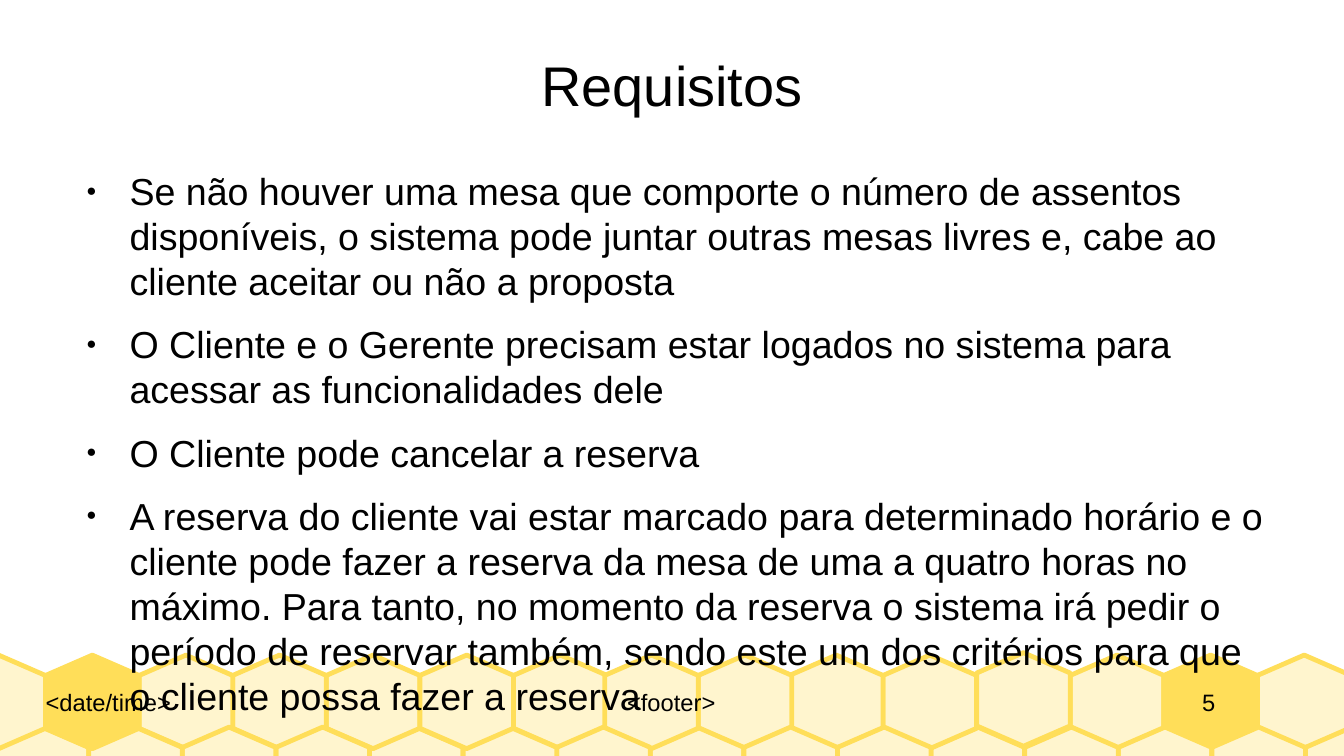
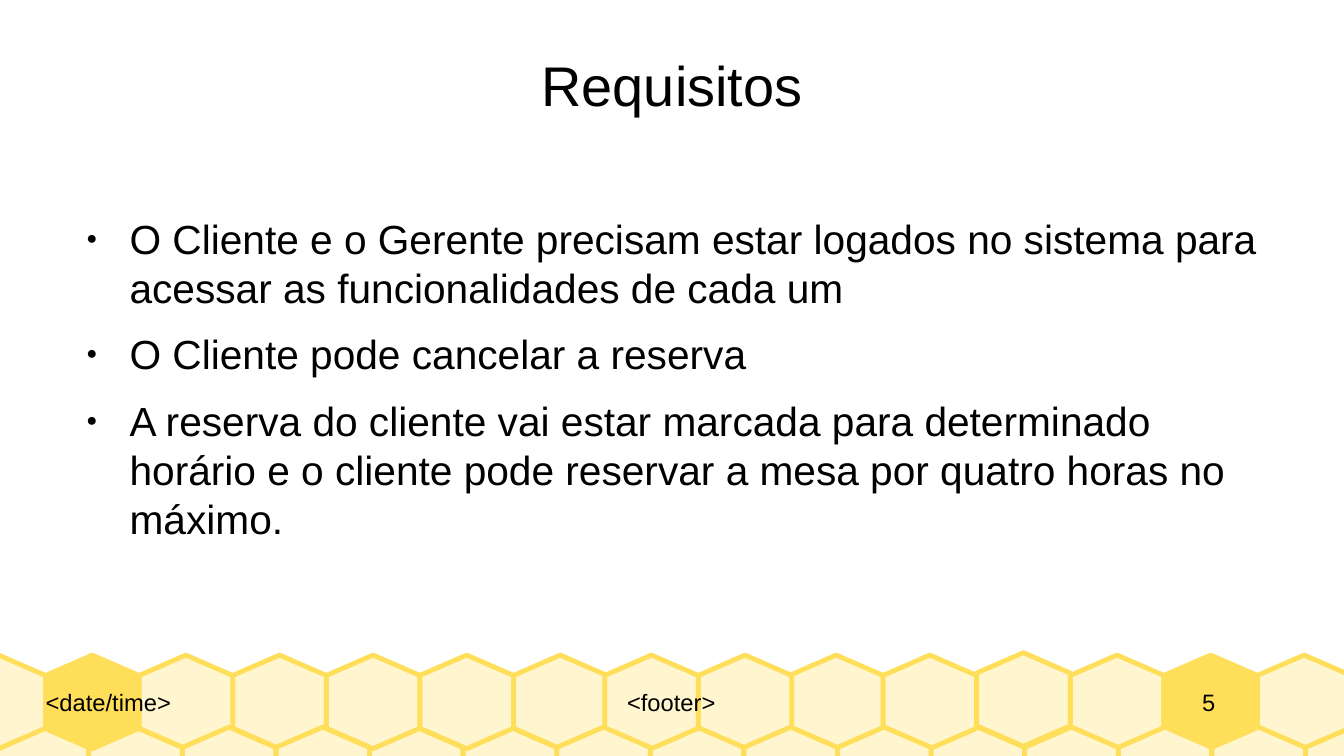
Before and after one commit to ghifreitas/institui-o-amiga, a slide deck: slide 5 of detalhamento.odp. Drawn at 1344x756 pixels with LibreOffice and Linux fonts; fonts in the diff are those of the drawing. Boxes give left, top, right and bottom in pixels: in the first picture for what was removed or moved away, otherwise in the second. Text is boxed around its words. In the diff, an @@ line names an element or a change of style, - is before the commit and + after.

```diff
--- a/detalhamento.odp
+++ b/detalhamento.odp
@@ text "O Cliente e o Gerente ...": place and size @@
-text "O Cliente e o Gerente ..." at box(130, 177, 1263, 718)
+text "O Cliente e o Gerente ..." at box(130, 224, 1256, 535)
@@ text at box(130, 224, 1256, 304): text changed; size 22.2 to 24 pt @@
-● Se não houver uma mesa que comporte o número de assentos disponíveis, o sistema pode juntar outras mesas livres e, cabe ao cliente aceitar ou não a proposta
-● O Cliente e o Gerente precisam estar logados no sistema para acessar as funcionalidades dele
+● O Cliente e o Gerente precisam estar logados no sistema para acessar as funcionalidades de cada um
@@ text at box(130, 339, 747, 377): size 22.2 to 24 pt in "O Cliente pode cancelar a reserva" @@
@@ text at box(130, 406, 1225, 535): text changed; size 22.2 to 24 pt @@
-● A reserva do cliente vai estar marcado para determinado horário e o cliente pode fazer a reserva da mesa de uma a quatro horas no máximo. Para tanto, no momento da reserva o sistema irá pedir o período de reservar também, sendo este um dos critérios para que o cliente possa fazer a reserva
+● A reserva do cliente vai estar marcada para determinado horário e o cliente pode reservar a mesa por quatro horas no máximo.
```
Also in this commit, not shown: 2 other slides changed, 16 other files.
